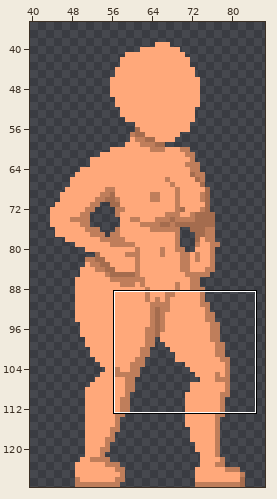
One commit to this pixel-art file: Game2/art/character/jump_1.aseprite. Above, an overview of the earlier version with the close-up marked.
Close-up. Old version:
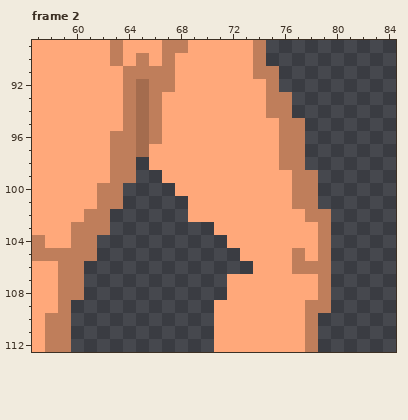
128x128 pixels, 3 frames. Shown: frame 2: x 57..84, y 89..112. The wide view leaves out empty margins.
The same view after the edit:
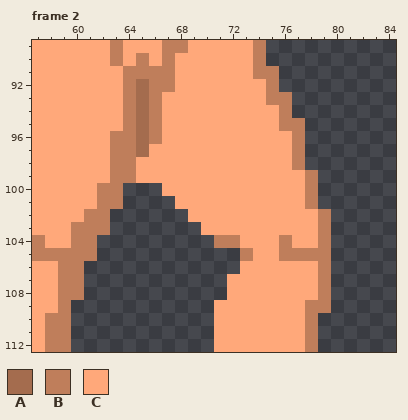
Palette (. is transparent): A #a46c4e  B #bf7e5b  C #ffa87a
Commit: jump fixed little bit, landing added
The edit:
--- frame 2
@@ x 63..80 @@
  93 CBABCCCCCCCCBB....
- 94 CBABCCCCCCCCBB....
+ 94 CBABCCCCCCCCCB....
  95 CBABCCCCCCCCCBB...
- 96 BBABCCCCCCCCCBB...
- 97 BBACCCCCCCCCCBB...
- 98 BB.CCCCCCCCCCBB...
- 99 BB..CCCCCCCCCCBB..
-100 B....CCCCCCCCCBB..
-101 B.....CCCCCCCCBB..
-102 ......CCCCCCCCCBB.
-103 ........CCCCCCCCB.
-104 .........CCCCCCCB.
-105 ..........CCCCBCB.
-106 ...........CCCBBB.
+ 96 BBABCCCCCCCCCCB...
+ 97 BBACCCCCCCCCCCB...
+ 98 BBCCCCCCCCCCCCB...
+ 99 BBCCCCCCCCCCCCCB..
+100 B...CCCCCCCCCCCB..
+101 B....CCCCCCCCCCB..
+102 ......CCCCCCCCCCB.
+103 .......CCCCCCCCCB.
+104 ........BBCCCBCCB.
+105 ..........BCCBBBB.
+106 ..........CCCCCCB.
 107 .........CCCCCCCB.
Pixel boxes of the changes (left, top, right, bottom) in both close-ups:
changed: (136, 105, 318, 274)
